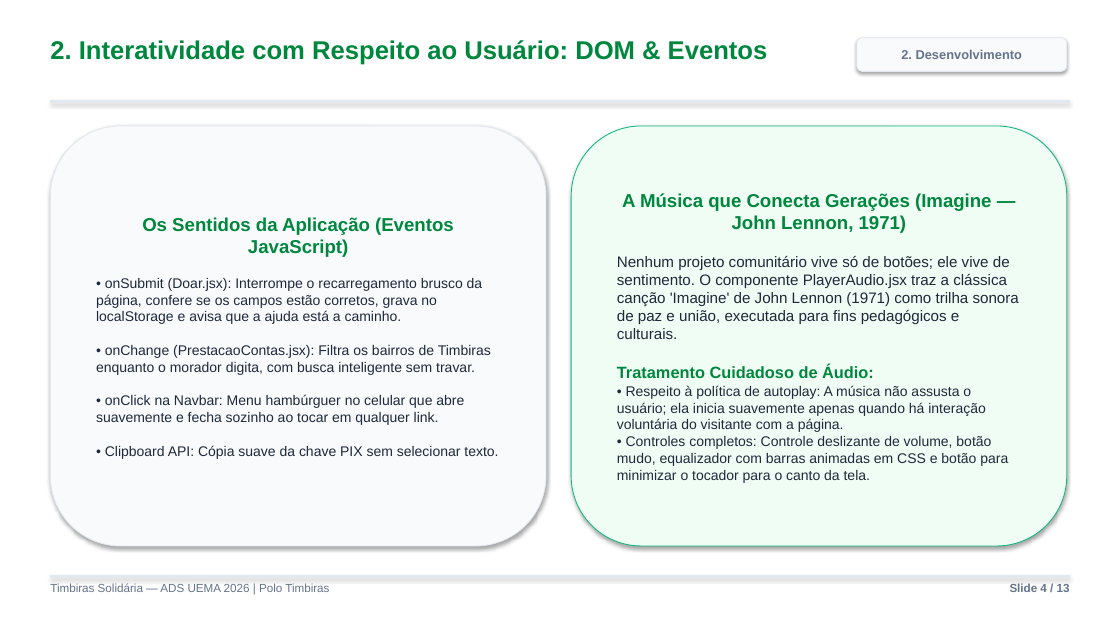
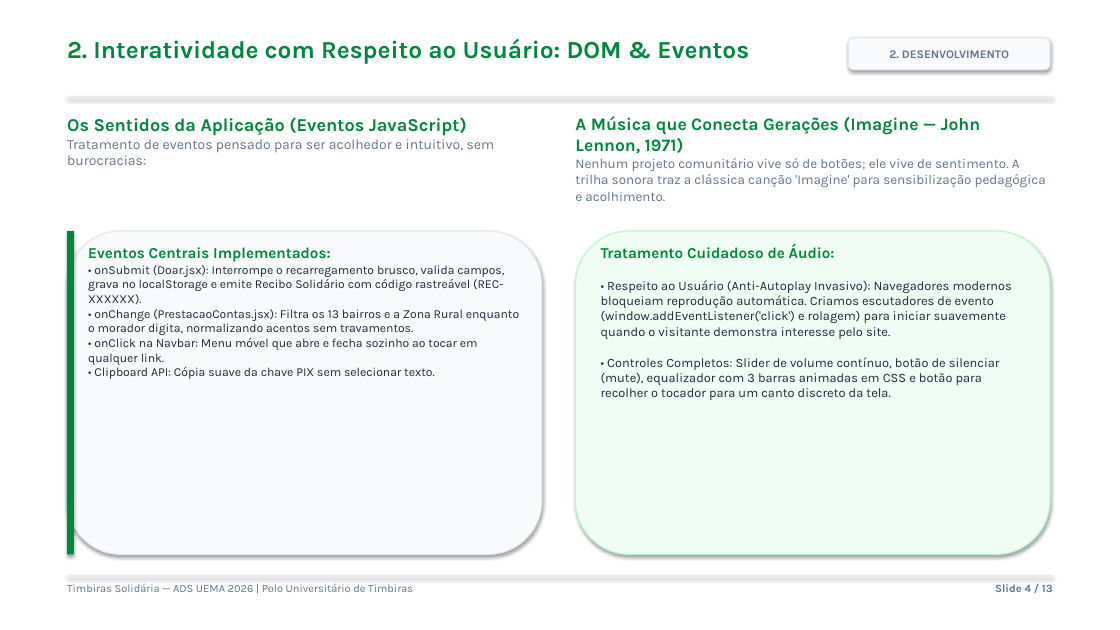
Before and after one commit to ambersonrogers/timbiras-solidaria, a slide deck: slide 4 of Relatorio_Atividade_2_Slides.pptx. Drawn at 1120x630 pixels with LibreOffice and Linux fonts; fonts in the diff are those of the drawing. Boxes give left, top, right and bottom in pixels: in the first picture for what was removed or moved away, otherwise in the second. Text is boxed around its words. In the diff, an @@ line names an element or a change of style, - is before the commit and + after.

```diff
--- a/Relatorio_Atividade_2_Slides.pptx
+++ b/Relatorio_Atividade_2_Slides.pptx
@@ text "2. Interatividade com Respeito ao ..." moved from (x1=50, y1=40, x2=768, y2=65) to (x1=67, y1=39, x2=749, y2=64) @@
@@ text "2. Interatividade com Respeito ao ..." at (x1=67, y1=39, x2=749, y2=64): size 22 to 21 pt, font Arial to Karla @@
@@ rounded rectangle "2. DESENVOLVIMENTO" resized from (x1=857, y1=38, x2=1067, y2=71) to (x1=849, y1=38, x2=1050, y2=70) @@
@@ rounded rectangle "2. DESENVOLVIMENTO" at (x1=849, y1=38, x2=1050, y2=70): outline #E2E8F0 0.75 pt to #E2E8F0 1 pt @@
@@ text in rounded rectangle at (x1=889, y1=50, x2=1009, y2=58): text changed; size 11 to 10 pt; font Arial to Karla @@
-2. Desenvolvimento
+2. DESENVOLVIMENTO
@@ rectangle at (x1=67, y1=97, x2=1053, y2=97): outline #E2E8F0 0.75 pt to none @@
@@ rectangle resized from (x1=50, y1=101, x2=1070, y2=103) to (x1=67, y1=97, x2=1053, y2=97) @@
@@ text added at (x1=67, y1=117, x2=495, y2=165), 12 pt, text #64748B @@
+Os Sentidos da Aplicação (Eventos JavaScript)
+Tratamento de eventos pensado para ser acolhedor e intuitivo, sem burocracias:
@@ text added at (x1=575, y1=116, x2=1046, y2=201), 11.5 pt, text #64748B @@
+A Música que Conecta Gerações (Imagine — John Lennon, 1971)
+Nenhum projeto comunitário vive só de botões; ele vive de sentimento. A trilha sonora traz a clássica canção 'Imagine' para sensibilização pedagógica e acolhimento.
@@ rounded rectangle removed at (x1=571, y1=126, x2=1067, y2=546) @@
-A Música que Conecta Gerações (Imagine — John Lennon, 1971)
-Nenhum projeto comunitário vive só de botões; ele vive de sentimento. O componente PlayerAudio.jsx traz a clássica canção 'Imagine' de John Lennon (1971) como trilha sonora de paz e união, executada para fins pedagógicos e culturais.
-Tratamento Cuidadoso de Áudio:
-• Respeito à política de autoplay: A música não assusta o usuário; ela inicia suavemente apenas quando há interação voluntária do visitante com a página.
-• Controles completos: Controle deslizante de volume, botão mudo, equalizador com barras animadas em CSS e botão para minimizar o tocador para o canto da tela.
@@ rounded rectangle added at (x1=67, y1=231, x2=542, y2=555), fill #F8FAFC, outline #E2E8F0 1 pt @@
@@ rectangle added at (x1=67, y1=231, x2=74, y2=555), fill #00873E @@
@@ rounded rectangle added at (x1=576, y1=231, x2=1050, y2=555), fill #F0FDF4, outline #BBF7D0 1 pt @@
@@ text at (x1=88, y1=247, x2=519, y2=365): text changed; size 12 to 10.5 pt; font Arial to Karla @@
-Os Sentidos da Aplicação (Eventos JavaScript)
-• onSubmit (Doar.jsx): Interrompe o recarregamento brusco da página, confere se os campos estão corretos, grava no localStorage e avisa que a ajuda está a caminho.
-• onChange (PrestacaoContas.jsx): Filtra os bairros de Timbiras enquanto o morador digita, com busca inteligente sem travar.
-• onClick na Navbar: Menu hambúrguer no celular que abre suavemente e fecha sozinho ao tocar em qualquer link.
+Eventos Centrais Implementados:
+• onSubmit (Doar.jsx): Interrompe o recarregamento brusco, valida campos, grava no localStorage e emite Recibo Solidário com código rastreável (REC-XXXXXX).
+• onChange (PrestacaoContas.jsx): Filtra os 13 bairros e a Zona Rural enquanto o morador digita, normalizando acentos sem travamentos.
+• onClick na Navbar: Menu móvel que abre e fecha sozinho ao tocar em qualquer link.
@@ text "Eventos Centrais Implementados:" moved from (x1=50, y1=126, x2=546, y2=546) to (x1=88, y1=247, x2=519, y2=379) @@
@@ text "Eventos Centrais Implementados:" at (x1=88, y1=247, x2=519, y2=379): vertical alignment middle to top; fill #F8FAFC to none; outline #E2E8F0 0.75 pt to none; shadow off @@
@@ text added at (x1=601, y1=245, x2=1012, y2=400), 11 pt, text #1E293B @@
+Tratamento Cuidadoso de Áudio:
+• Respeito ao Usuário (Anti-Autoplay Invasivo): Navegadores modernos bloqueiam reprodução automática. Criamos escutadores de evento (window.addEventListener('click') e rolagem) para iniciar suavemente quando o visitante demonstra interesse pelo site.
+• Controles Completos: Slider de volume contínuo, botão de silenciar (mute), equalizador com 3 barras animadas em CSS e botão para recolher o tocador para um canto discreto da tela.
@@ text at (x1=94, y1=367, x2=434, y2=379): size 12 to 10.5 pt, font Arial to Karla in "• Clipboard API: Cópia suave da chave ..." @@
@@ text at (x1=67, y1=583, x2=413, y2=592): text changed; size 10 to 9.5 pt; font Arial to Karla @@
-Timbiras Solidária — ADS UEMA 2026 | Polo Timbiras
+Timbiras Solidária — ADS UEMA 2026 | Polo Universitário de Timbiras
@@ rectangle resized from (x1=50, y1=576, x2=1070, y2=577) to (x1=67, y1=576, x2=1053, y2=576) @@
@@ rectangle at (x1=67, y1=576, x2=1053, y2=576): outline #E2E8F0 0.75 pt to none @@
@@ text "Slide 4 / 13" moved from (x1=1010, y1=583, x2=1070, y2=592) to (x1=995, y1=584, x2=1053, y2=592) @@
@@ text "Slide 4 / 13" at (x1=995, y1=584, x2=1053, y2=592): size 10 to 9.5 pt, font Arial to Karla @@
```
Also in this commit, not shown: 12 other slides changed, 1 other file.
